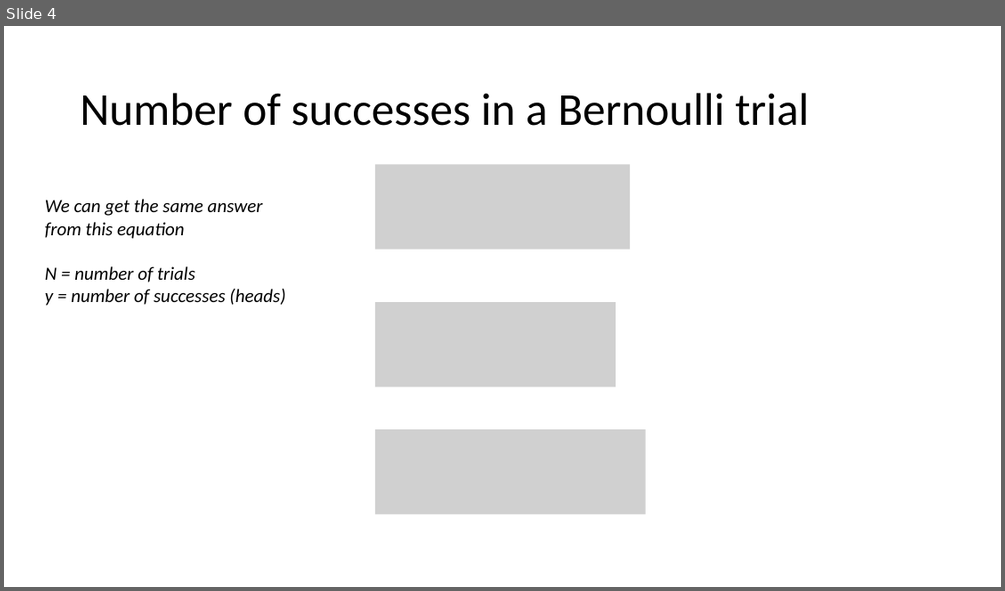
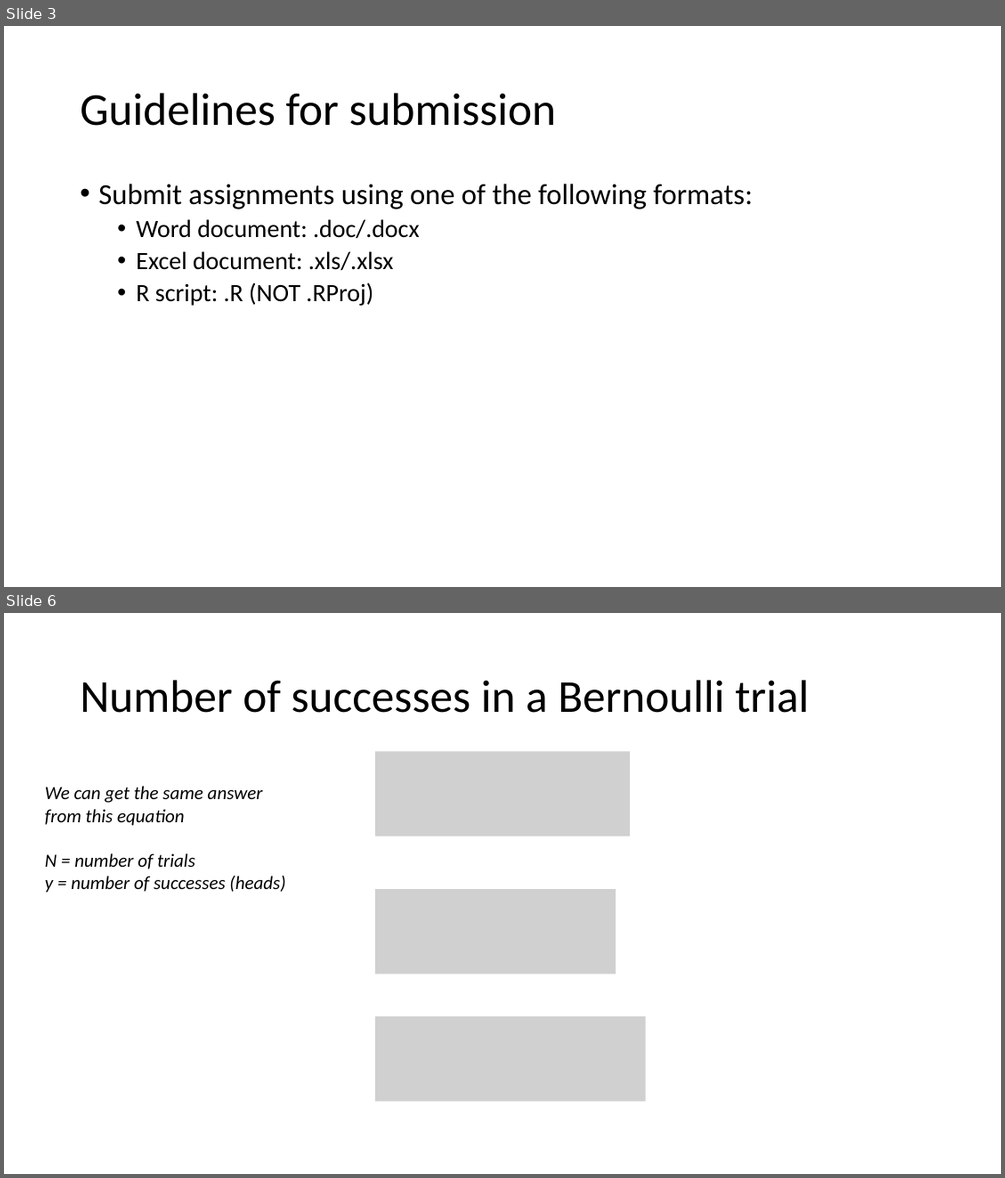
Before and after one commit to LiamABerigan/WLE411, a slide deck: week 8 (Lab 4- Binomials and AIC)/week_8_slides.pptx. Shown one above the other, each under a label of ours: slide 4 before the commit, slides 3 and 6 after it; the slides between them are not shown. The pictures are 1005x591 and 1005x1178 pixels, drawn with LibreOffice and Linux fonts; fonts in the diff are those of the drawing; grey boxes stand for pictures. Boxes give left, top, right and bottom in pixels: in the first picture for what was removed or moved away, otherwise in the second. Text is boxed around its words. In the diff, an @@ line names an element or a change of style, - is before the commit and + after.

```diff
--- a/week 8 (Lab 4- Binomials and AIC)/week_8_slides.pptx
+++ b/week 8 (Lab 4- Binomials and AIC)/week_8_slides.pptx
@@ slide 3 added at bbox=[4, 26, 1001, 587], background #FFFFFF @@
@@ title added at bbox=[80, 93, 557, 126], 44 pt, text #000000 @@
+Guidelines for submission
@@ text added at bbox=[98, 184, 752, 305], 24 pt, text #000000 @@
+• Submit assignments using one of the following formats:
+  • Word document: .doc/.docx
+  • Excel document: .xls/.xlsx
+  • R script: .R (NOT .RProj)
@@ what was slide 4 is now slide 6 @@
```
Also in this commit, not shown: 1 slide changed, 1 other slide added, 2 other files.
